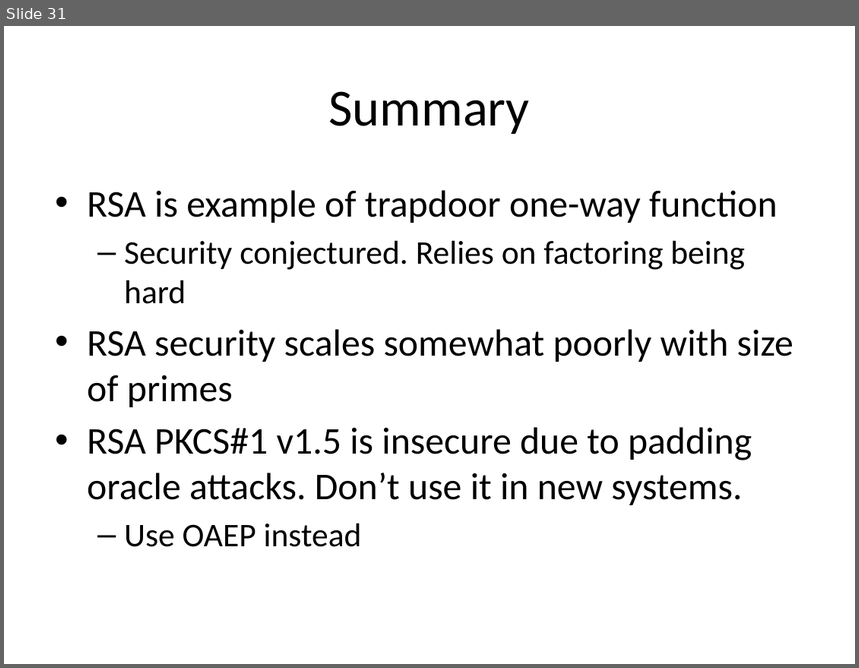
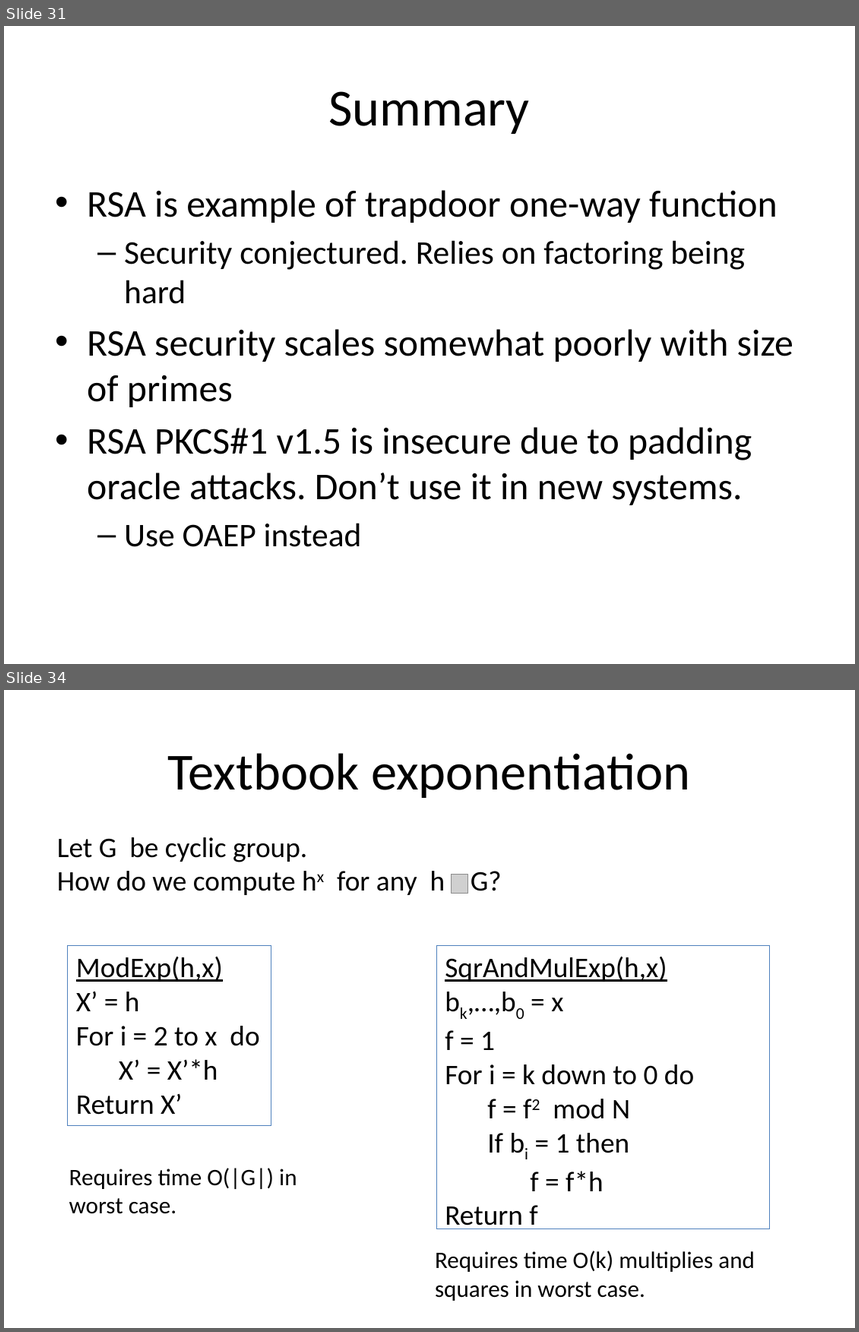
Before and after one commit to varunnagpaal/CS5830-Spring16, a slide deck: slides/rsa.pptx. Shown one above the other, each under a label of ours: slide 31 before the commit, slides 31 and 34 after it; the slides between them are not shown. The pictures are 859x668 and 859x1332 pixels, drawn with LibreOffice and Linux fonts; fonts in the diff are those of the drawing; grey boxes stand for pictures. Boxes give left, top, right and bottom in pixels: in the first picture for what was removed or moved away, otherwise in the second. Text is boxed around its words. In the diff, an @@ line names an element or a change of style, - is before the commit and + after.

```diff
--- a/slides/rsa.pptx
+++ b/slides/rsa.pptx
@@ slide 34 added at (x1=4, y1=690, x2=855, y2=1328), background #FFFFFF @@
@@ title added at (x1=168, y1=753, x2=690, y2=798), 44 pt, text #000000 @@
+Textbook exponentiation
@@ text added at (x1=57, y1=837, x2=502, y2=895), 24 pt, text #000000 @@
+Let G be cyclic group.
+How do we compute hx for any h G?
@@ picture added at (x1=452, y1=875, x2=468, y2=894) @@
@@ rectangle added at (x1=68, y1=945, x2=272, y2=1125), outline #4F81BD 0.75 pt, 24 pt, text #000000 @@
+ModExp(h,x)
+X’ = h
+For i = 2 to x do
+X’ = X’*h
+Return X’
@@ rectangle added at (x1=436, y1=945, x2=770, y2=1229), outline #4F81BD 0.75 pt, 24 pt, text #000000 @@
+SqrAndMulExp(h,x)
+bk,…,b0 = x
+f = 1
+For i = k down to 0 do
+f = f2 mod N
+If bi = 1 then
+f = f*h
+Return f
@@ text added at (x1=69, y1=1168, x2=297, y2=1214), 20 pt, text #000000 @@
+Requires time O(|G|) in
+worst case.
@@ text added at (x1=435, y1=1251, x2=755, y2=1301), 20 pt, text #000000 @@
+Requires time O(k) multiplies and
+squares in worst case.
```
Also in this commit, not shown: 8 other slides added, 2 other files.
